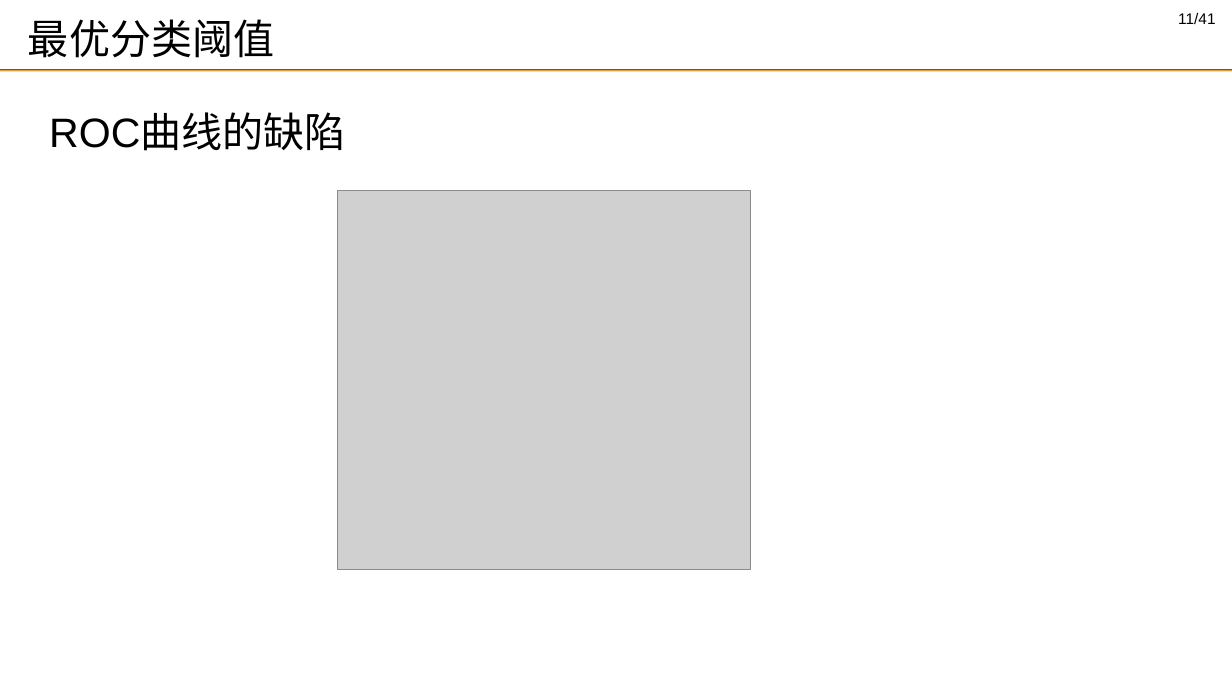
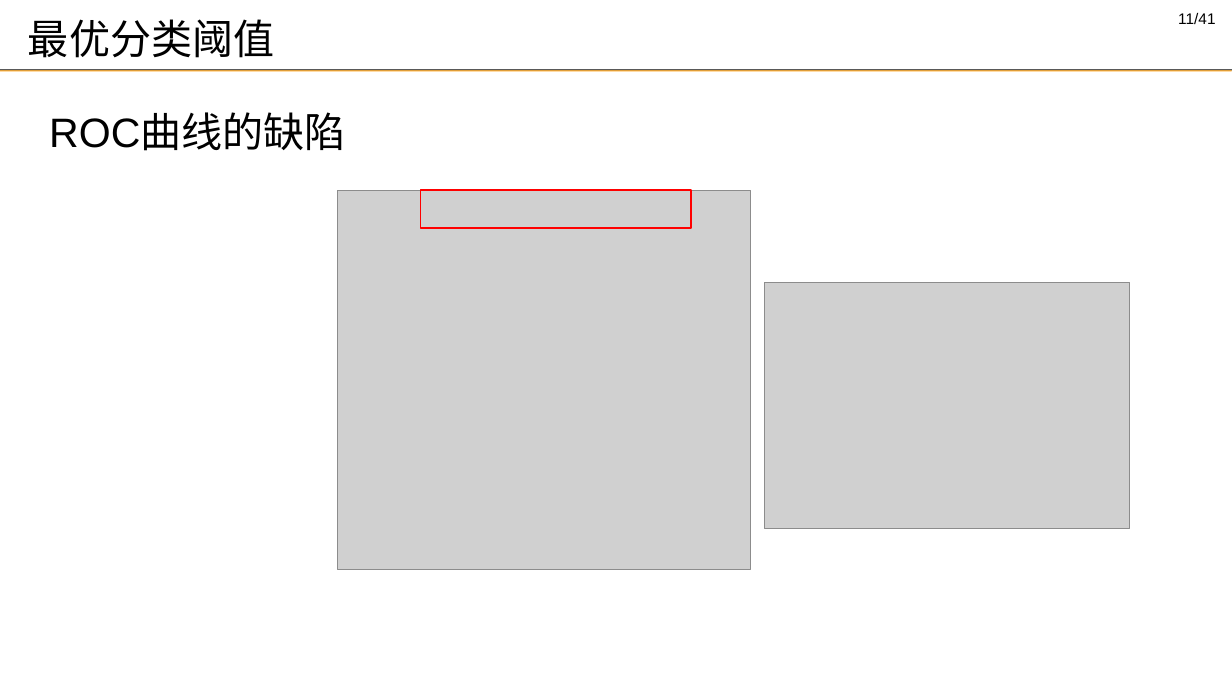
Before and after one commit to DMRookie/finaldesign, a slide deck: slide 11 of 答辩_谢思发_2.pptx. Drawn at 1232x693 pixels with LibreOffice and Linux fonts; fonts in the diff are those of the drawing; grey boxes stand for pictures; background and template pictures are left out. Boxes give left, top, right and bottom in pixels: in the first picture for what was removed or moved away, otherwise in the second. Text is boxed around its words. In the diff, an @@ line names an element or a change of style, - is before the commit and + after.

```diff
--- a/答辩_谢思发_2.pptx
+++ b/答辩_谢思发_2.pptx
@@ rectangle added at [421,190,690,228], outline #FF0000 1.5 pt @@
@@ picture added at [764,283,1130,529] @@
```
Also in this commit, not shown: 4 other slides changed, 4 slides removed.
